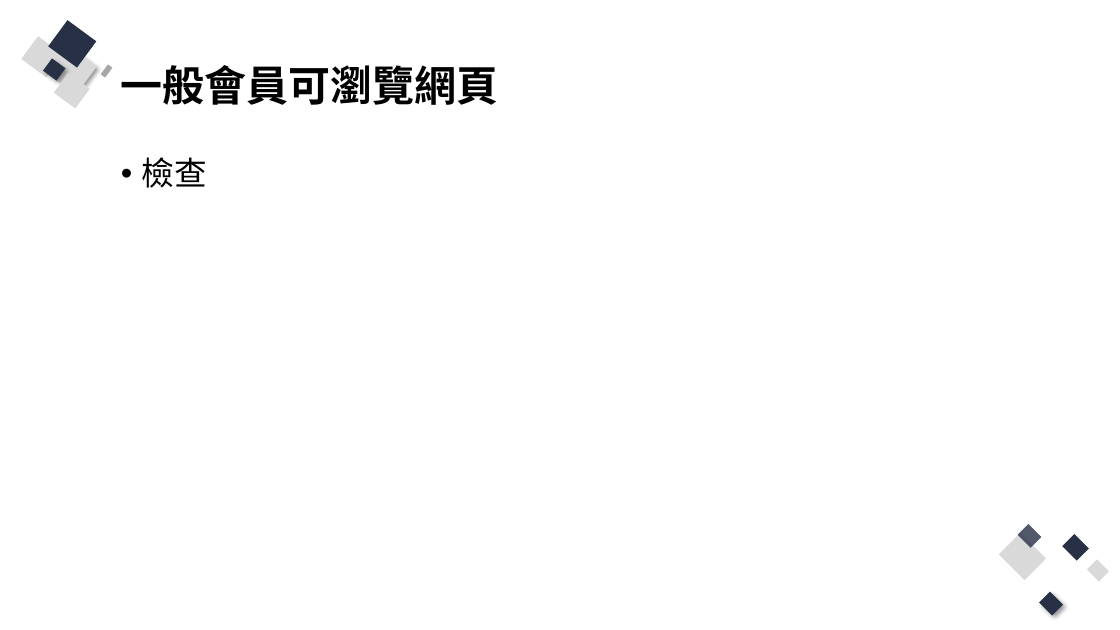
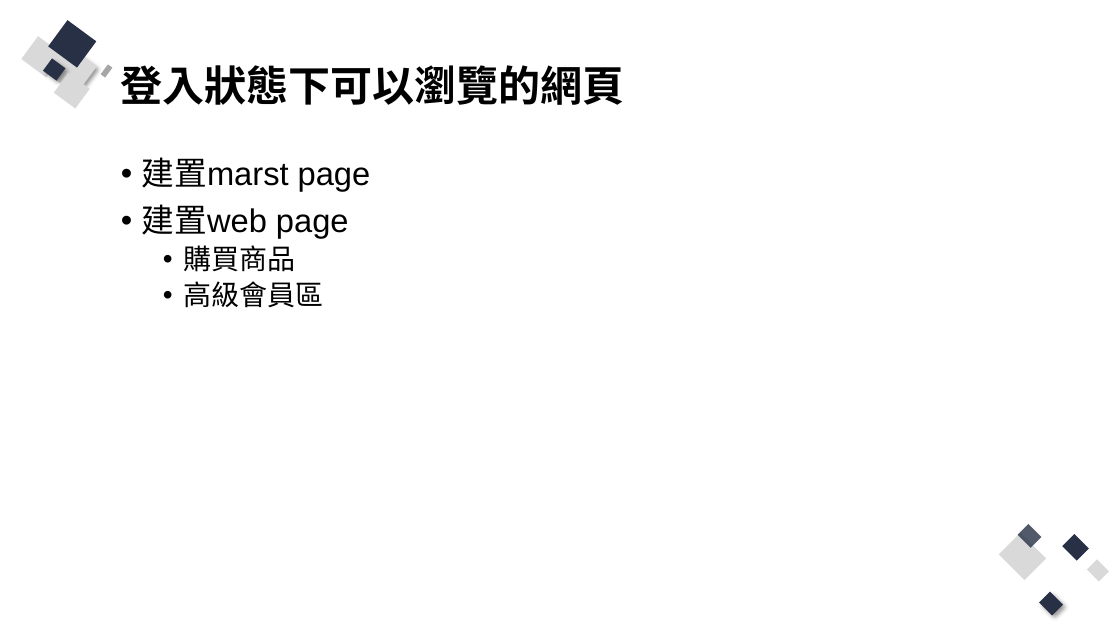
Before and after one commit to Q81JIAXIONG/-, a slide deck: slide 40 of 投影片/4.實作-帳號註冊、登入網頁.pptx. Drawn at 1120x630 pixels with LibreOffice and Linux fonts; fonts in the diff are those of the drawing. Boxes give left, top, right and bottom in pixels: in the first picture for what was removed or moved away, otherwise in the second. Text is boxed around its words. In the diff, an @@ line names an element or a change of style, - is before the commit and + after.

Commit message:
登入驗證範例大致完成

```diff
--- a/投影片/4.實作-帳號註冊、登入網頁.pptx
+++ b/投影片/4.實作-帳號註冊、登入網頁.pptx
@@ title at (121,65,625,105): text changed @@
-一般會員可瀏覽網頁
+登入狀態下可以瀏覽的網頁
@@ text at (142,157,371,308): text changed @@
-• 檢查
+• 建置marst page
+• 建置web page
+  • 購買商品
+  • 高級會員區
```
Also in this commit, not shown: 7 other slides changed, 7 slides added, 17 other files.
